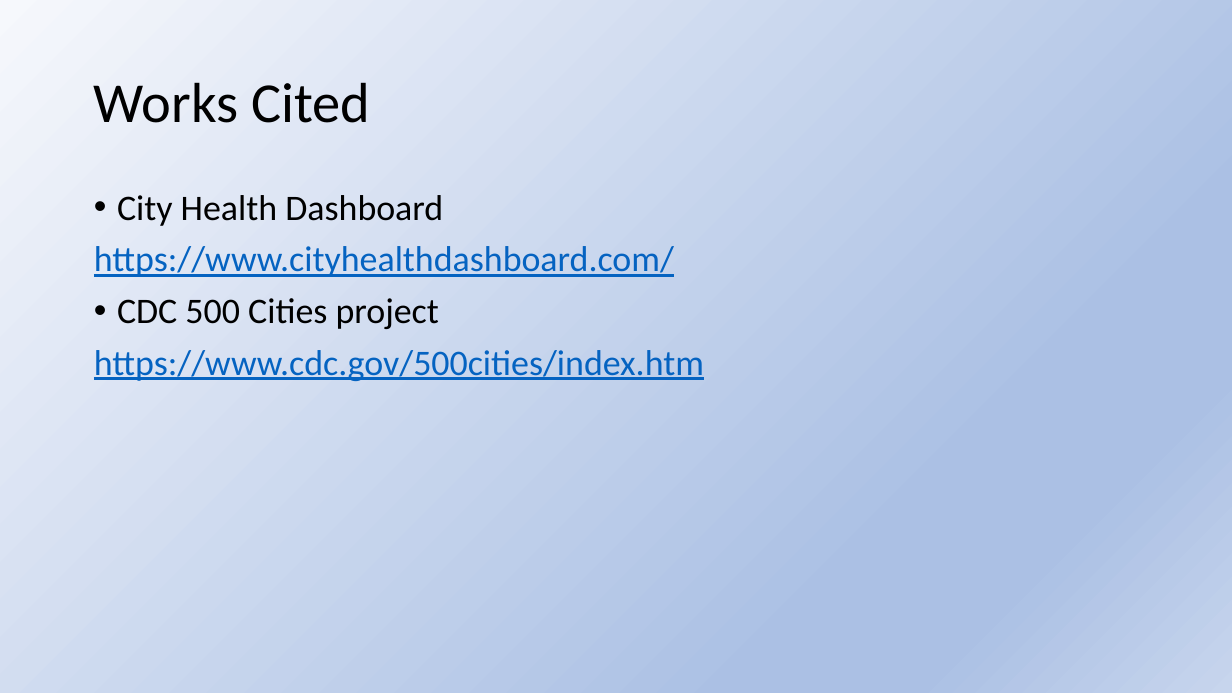
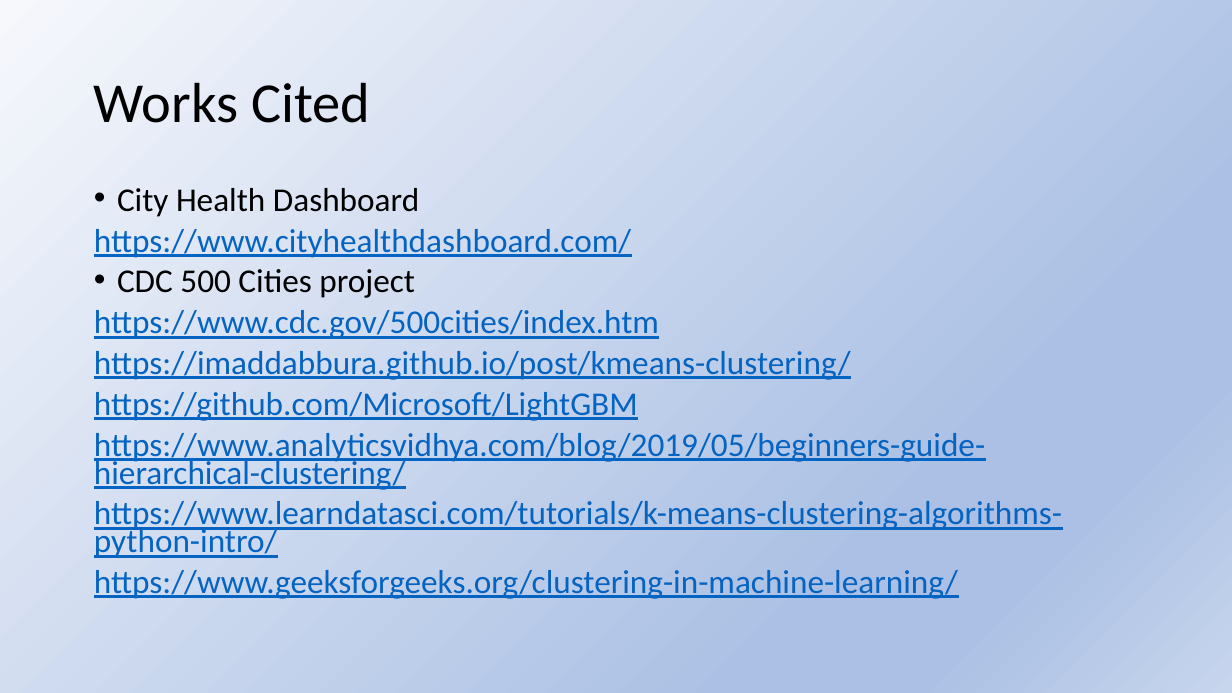
Before and after one commit to lilfetz22/Health_Scores_CAP2, a slide deck: slide 12 of Presentation_Health_Scores_CAP2.pptx. Drawn at 1232x693 pixels with LibreOffice and Linux fonts; fonts in the diff are those of the drawing. Boxes give left, top, right and bottom in pixels: in the first picture for what was removed or moved away, otherwise in the second. Text is boxed around its words. In the diff, an @@ line names an element or a change of style, - is before the commit and + after.

Commit message:
added new data, adjustments to Health Scores ppt

```diff
--- a/Presentation_Health_Scores_CAP2.pptx
+++ b/Presentation_Health_Scores_CAP2.pptx
@@ text at [94,188,659,339]: size 28 to 25.9 pt in "City Health Dashboard", "https://www.cityhealthdashboard.com/", "CDC 500 Cities project", "https://www.cdc.gov/500cities/index.htm"; line spacing 0.9 to 0.7 @@
@@ text at [94,351,1062,599]: paragraphs added @@
+https://imaddabbura.github.io/post/kmeans-clustering/
+https://github.com/Microsoft/LightGBM
+https://www.analyticsvidhya.com/blog/2019/05/beginners-guide-hierarchical-clustering/
+https://www.learndatasci.com/tutorials/k-means-clustering-algorithms-python-intro/
+https://www.geeksforgeeks.org/clustering-in-machine-learning/
```
Also in this commit, not shown: 1 slide added, 1 slide removed, 21 other files.
